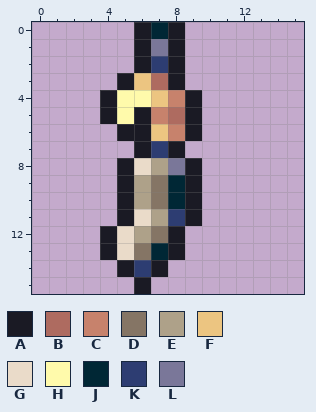
One commit to this pixel-art file: Seokbinggo_Client/Assets/Art/Buildings/wind_chime.aseprite. The picture above is the old version.
16x16 pixels, 1 frame. Colours within 5 levels of each other are drawn and written as one.
Palette (. is transparent): A #1a1a24  B #ae6b60  C #c7826c  D #857565  E #aea189  F #ecc581  G #eadbc9  H #fffaab  J #002735  K #2d3d72  L #7a7799
Pixels before, first column x 4:
 0 ..AJA.
 1 ..ALA.
 2 ..AKA.
 3 .AFBA.
 4 AHHFCA
 5 AHACBA
 6 .AAFCA
 7 ..AKA.
 8 .AGELA
 9 .AEDJA
10 .AEDJA
11 .AGEKA
12 AGEDA.
13 AGDJA.
14 .AKA..
15 ..A...
And afterwards:
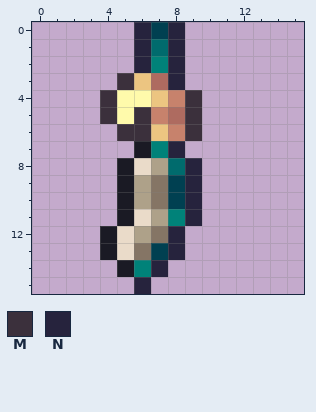
Colours new in this view: M #3b303c  N #26233d
Difference:
colour J: #002735 -> #004051
colour K: #2d3d72 -> #008279
colour L: #7a7799 -> #006b6d
Changed rows in their new state; - is a pixel that keeps its letter.
first column x 4:
 0 --N-N-
 1 --N-N-
 2 --N-N-
 3 -M--N-
 4 M----M
 5 M-M--M
 6 -MM--M
 7 ----N-
 8 -----N
 9 -----N
10 -----N
11 -----N
12 ----N-
13 ----N-
14 ---N--
15 --N---
Pixel boxes of the changes (left, top, right, bottom) in both pictures:
changed: (100, 22, 202, 294)
